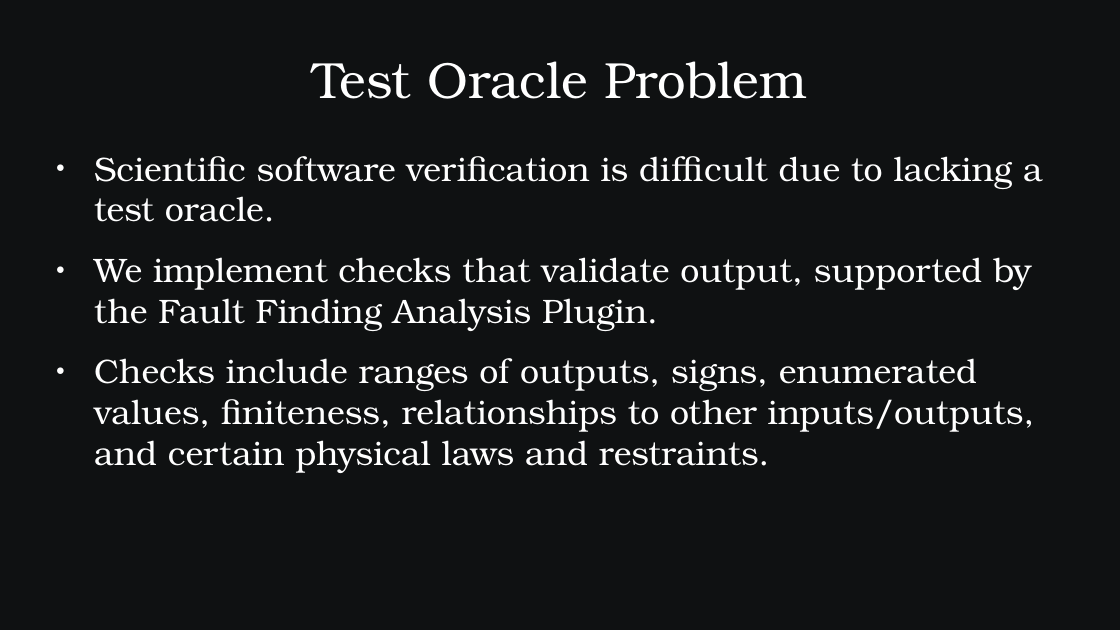
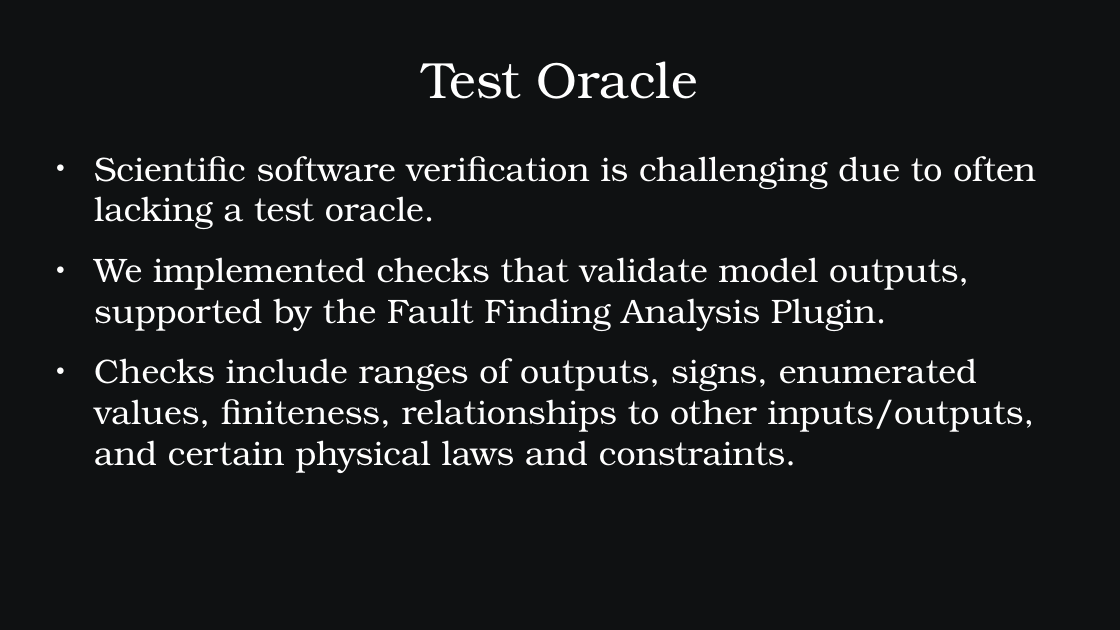
Before and after one commit to SamAllen06/lake_temp_work, a slide deck: slide 9 of documentation/for_collaborators/AnalysisOverview.pptx (slide 5 before the commit). Drawn at 1120x630 pixels with LibreOffice and Linux fonts; fonts in the diff are those of the drawing. Boxes give left, top, right and bottom in pixels: in the first picture for what was removed or moved away, otherwise in the second. Text is boxed around its words. In the diff, an @@ line names an element or a change of style, - is before the commit and + after.

```diff
--- a/documentation/for_collaborators/AnalysisOverview.pptx
+++ b/documentation/for_collaborators/AnalysisOverview.pptx
@@ title at [422,61,698,99]: text changed @@
-Test Oracle Problem
+Test Oracle
@@ text at [94,156,1036,473]: text changed @@
-● Scientific software verification is difficult due to lacking a test oracle.
-● We implement checks that validate output, supported by the Fault Finding Analysis Plugin.
-● Checks include ranges of outputs, signs, enumerated values, finiteness, relationships to other inputs/outputs, and certain physical laws and restraints.
+● Scientific software verification is challenging due to often lacking a test oracle.
+● We implemented checks that validate model outputs, supported by the Fault Finding Analysis Plugin.
+● Checks include ranges of outputs, signs, enumerated values, finiteness, relationships to other inputs/outputs, and certain physical laws and constraints.
```
Also in this commit, not shown: 19 other slides changed.
